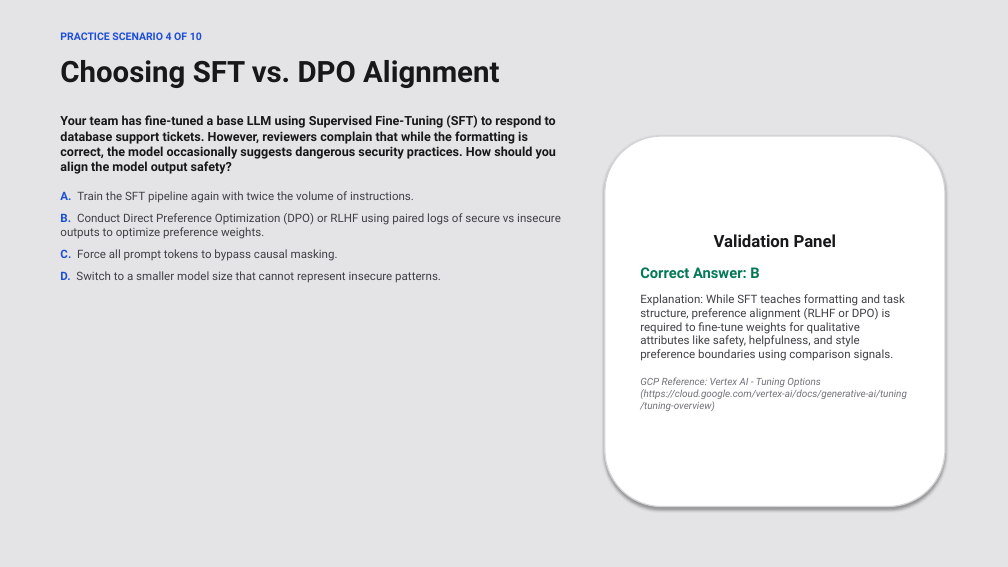
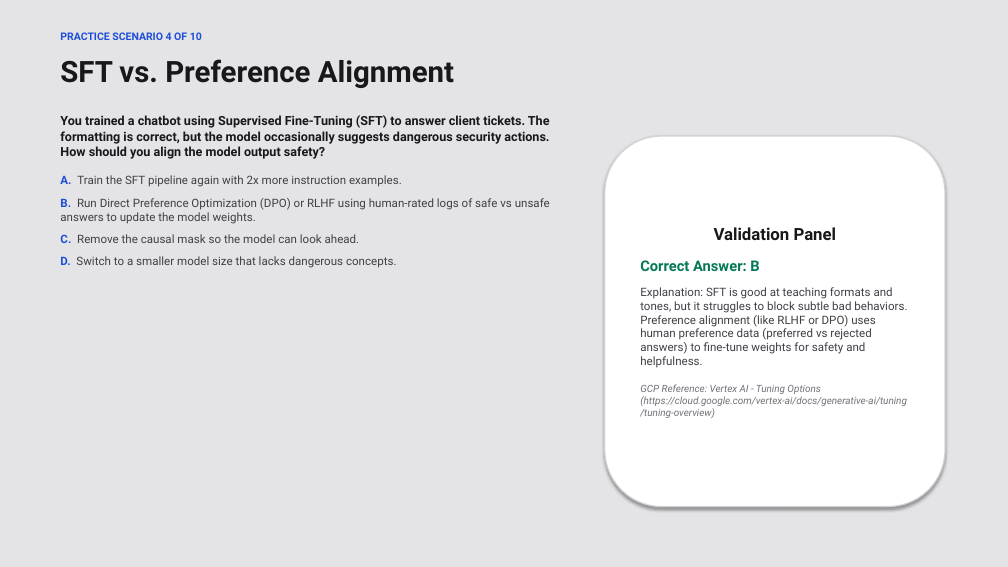
Before and after one commit to Bethana86/gcp-ml-training-hub, a slide deck: slide 16 of llm-presentation/Introduction_to_LLM.pptx. Drawn at 1008x567 pixels with LibreOffice and Linux fonts; fonts in the diff are those of the drawing. Boxes give left, top, right and bottom in pixels: in the first picture for what was removed or moved away, otherwise in the second. Text is boxed around its words. In the diff, an @@ line names an element or a change of style, - is before the commit and + after.

```diff
--- a/llm-presentation/Introduction_to_LLM.pptx
+++ b/llm-presentation/Introduction_to_LLM.pptx
@@ text at [60, 59, 454, 88]: text changed @@
-Choosing SFT vs. DPO Alignment
+SFT vs. Preference Alignment
@@ text at [60, 115, 550, 268]: text changed @@
-Your team has fine-tuned a base LLM using Supervised Fine-Tuning (SFT) to respond to database support tickets. However, reviewers complain that while the formatting is correct, the model occasionally suggests dangerous security practices. How should you align the model output safety?
-A. Train the SFT pipeline again with twice the volume of instructions.
-B. Conduct Direct Preference Optimization (DPO) or RLHF using paired logs of secure vs insecure outputs to optimize preference weights.
-C. Force all prompt tokens to bypass causal masking.
-D. Switch to a smaller model size that cannot represent insecure patterns.
+You trained a chatbot using Supervised Fine-Tuning (SFT) to answer client tickets. The formatting is correct, but the model occasionally suggests dangerous security actions. How should you align the model output safety?
+A. Train the SFT pipeline again with 2x more instruction examples.
+B. Run Direct Preference Optimization (DPO) or RLHF using human-rated logs of safe vs unsafe answers to update the model weights.
+C. Remove the causal mask so the model can look ahead.
+D. Switch to a smaller model size that lacks dangerous concepts.
@@ text in rounded rectangle at [640, 287, 907, 368]: text changed @@
-Explanation: While SFT teaches formatting and task structure, preference alignment (RLHF or DPO) is required to fine-tune weights for qualitative attributes like safety, helpfulness, and style preference boundaries using comparison signals.
+Explanation: SFT is good at teaching formats and tones, but it struggles to block subtle bad behaviors. Preference alignment (like RLHF or DPO) uses human preference data (preferred vs rejected answers) to fine-tune weights for safety and helpfulness.
```
Also in this commit, not shown: 21 other slides changed, 2 other files.
